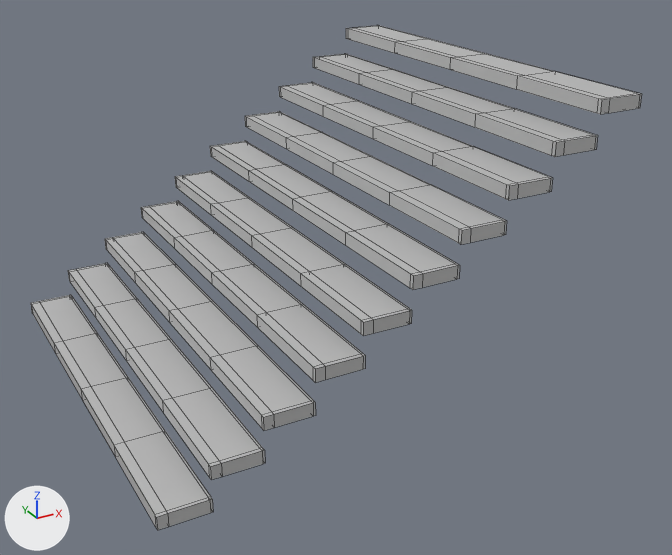
What one commit did to the FBX model Maya Project Files/Env/Exports/300W10StepStairs/300W10StepStairs_01_SM_Low.fbx.
One viewpoint serves both versions: a 50 mm camera at (-1.04, -6.61, 3.16) aimed at (1.66, -1.7, 0.71). Lighting does not change. The marker at lower left points along +X, +Y and +Z. Mesh edges are drawn as thin lines. Where no turn or scale is listed for an object, it has been applied to the vertices.

The scene before the commit, as lines of its bpy script (objects in view):
```python
ob_grate_geo_001 = bpy.data.objects.new('Grate_Geo.001', me_mesh_003)
ob_grate_geo_001.location = (0.467, -1.187, 0.398)
ob_stepgratingbase_geo = bpy.data.objects.new('StepGratingBase_Geo', me_mesh)
ob_stepgratingbase_geo.location = (0.5, -0.475, 0.198)
ob_stepgratingbase_geo_001 = bpy.data.objects.new('StepGratingBase_Geo.001', me_mesh_002)
ob_stepgratingbase_geo_001.location = (0.8, -0.475, 0.398)
ob_stepgratingbase_geo_002 = bpy.data.objects.new('StepGratingBase_Geo.002', me_mesh_004)
ob_stepgratingbase_geo_002.location = (1.1, -0.475, 0.598)
ob_stepgratingbase_geo_003 = bpy.data.objects.new('StepGratingBase_Geo.003', me_mesh_006)
ob_stepgratingbase_geo_003.location = (1.4, -0.475, 0.798)
ob_stepgratingbase_geo_006 = bpy.data.objects.new('StepGratingBase_Geo.006', me_mesh_012)
ob_stepgratingbase_geo_006.location = (2.886, -0.475, 1.798)
ob_stepgratingbase_geo_007 = bpy.data.objects.new('StepGratingBase_Geo.007', me_mesh_014)
ob_stepgratingbase_geo_007.location = (2.586, -0.475, 1.598)
ob_stepgratingbase_geo_008 = bpy.data.objects.new('StepGratingBase_Geo.008', me_mesh_016)
ob_stepgratingbase_geo_008.location = (2.286, -0.475, 1.398)
ob_stepgratingbase_geo_009 = bpy.data.objects.new('StepGratingBase_Geo.009', me_mesh_018)
ob_stepgratingbase_geo_009.location = (3.186, -0.475, 1.998)
# also in view: 'Grate_Geo.008' at (1.96, -1.43, 1.4); 'Grate_Geo.009' at (2.86, -1.43, 2.0); 'Grate_Geo.007' at (2.26, -1.43, 1.6); 'StepGratingBase_Geo.004' at (1.34, -1.43, 0.96); 'StepGratingBase_Geo.005' at (1.64, -1.43, 1.16)
```
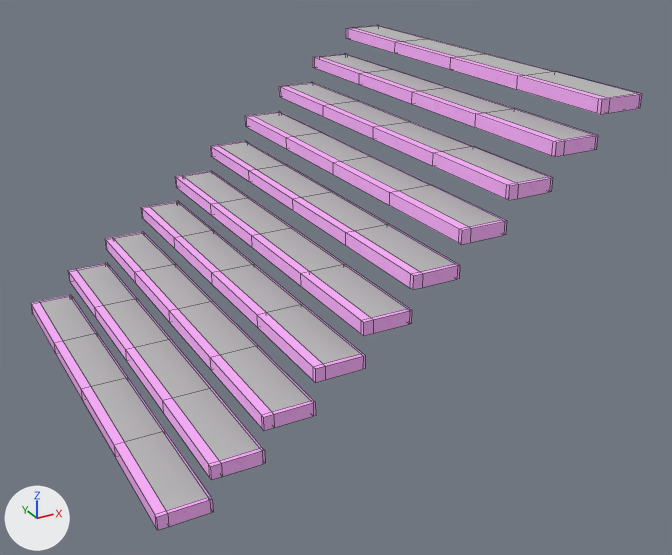
Pixel boxes (x1, y1, x2, y2) of what changed, in the pictures (672 x 555 px):
'StepGratingBase_Geo.006', recoloured, surface changed, moved: before (313, 54, 598, 157); after (245, 111, 507, 244)
'StepGratingBase_Geo.008', surface changed, moved: before (245, 111, 507, 244); after (313, 54, 598, 157)
'StepGratingBase_Geo.001', recoloured, surface changed (grey to pink): (68, 263, 265, 480) in both
'StepGratingBase_Geo', recoloured, surface changed (grey to pink): (31, 295, 213, 530) in both
'StepGratingBase_Geo.002', recoloured, surface changed (grey to pink): (105, 232, 316, 430) in both
'StepGratingBase_Geo.003', recoloured (grey to pink): (141, 201, 365, 382) in both
'StepGratingBase_Geo.004', recoloured, surface changed (grey to pink): (175, 171, 412, 336) in both
'StepGratingBase_Geo.005', recoloured, surface changed (grey to pink): (210, 141, 460, 290) in both
part 1 of me_mesh_018, recoloured (grey to pink): (346, 27, 642, 114) in both
part 5 of me_mesh_014, recoloured (grey to pink): (279, 83, 553, 200) in both

What changed in the scene script:
```text
Change me_mesh_012:
    where me_mesh_012.from_pydata(...)  # 56 vertices, 56 faces; spans x -0.5..-0.2, y -2.39..0.47, z -0.08..0.0
    remove me_mesh_012.materials.append(mat_lambert1)  # grey #bcbcbc
    me_mesh_012 part 3: texture (UV) coordinates of 56 of 56 faces, centred in x -0.5..-0.2, y -2.39..0.47, z -0.08..0.0, changed; they spanned u 0.0..1.0, v 0.0..1.0 and now span u -1.96..2.96, v 0.0..0.23
    add me_mesh_012.materials.append(mat_metal_ts)  # picture img_occlusionroughnessmetallic_png
Change me_mesh_018:
    where me_mesh_018.from_pydata(...)  # 56 vertices, 56 faces; spans x -0.5..-0.2, y -2.39..0.47, z -0.08..0.0
    me_mesh_018 part 1: 56 faces spanning x -0.5..-0.2, y -2.39..0.47, z -0.08..0.0 switch from mat_lambert1 (grey #bcbcbc) to mat_metal_ts (picture img_occlusionroughnessmetallic_png)
Change me_mesh_014:
    remove me_mesh_014.from_pydata(...)  # 53 vertices, 52 faces; spans x -0.5..-0.2, y -2.39..0.47, z -0.08..0.0
    add me_mesh_014.from_pydata(...)  # 56 vertices, 56 faces; spans x -0.5..-0.2, y -2.39..0.47, z -0.08..0.0
    me_mesh_014 part 5: 48 faces spanning x -0.5..-0.2, y -2.39..0.47, z -0.08..0.0 switch from mat_lambert1 (grey #bcbcbc) to mat_metal_ts (picture img_occlusionroughnessmetallic_png)
Change me_mesh_006:
    where me_mesh_006.from_pydata(...)  # 56 vertices, 56 faces; spans x -0.5..-0.2, y -2.39..0.47, z -0.08..0.0
    remove me_mesh_006.materials.append(mat_lambert1)  # grey #bcbcbc
    add me_mesh_006.materials.append(mat_metal_ts)  # picture img_occlusionroughnessmetallic_png
Change me_mesh_002:
    where me_mesh_002.from_pydata(...)  # 56 vertices, 56 faces; spans x -0.5..-0.2, y -2.39..0.47, z -0.08..0.0
    remove me_mesh_002.materials.append(mat_lambert1)  # grey #bcbcbc
    me_mesh_002 part 2: texture (UV) coordinates of 56 of 56 faces, centred in x -0.5..-0.2, y -2.39..0.47, z -0.08..0.0, changed; they spanned u 0.0..1.0, v 0.0..1.0 and now span u -1.96..2.96, v 0.0..0.23
    add me_mesh_002.materials.append(mat_metal_ts)  # picture img_occlusionroughnessmetallic_png
Change me_mesh_016:
    where me_mesh_016.from_pydata(...)  # 56 vertices, 56 faces; spans x -0.5..-0.2, y -2.39..0.47, z -0.08..0.0
    me_mesh_016 part 7: 56 faces spanning x -0.5..-0.2, y -2.39..0.47, z -0.08..0.0 switch from mat_lambert1 (grey #bcbcbc) to mat_metal_ts (picture img_occlusionroughnessmetallic_png)
Change me_mesh_010:
    where me_mesh_010.from_pydata(...)  # 56 vertices, 56 faces; spans x -0.5..-0.2, y -2.39..0.47, z -0.08..0.0
    remove me_mesh_010.materials.append(mat_lambert1)  # grey #bcbcbc
    me_mesh_010 part 8: texture (UV) coordinates of 56 of 56 faces, centred in x -0.5..-0.2, y -2.39..0.47, z -0.08..0.0, changed; they spanned u 0.0..1.0, v 0.0..1.0 and now span u -1.96..2.96, v 0.0..0.23
    add me_mesh_010.materials.append(mat_metal_ts)  # picture img_occlusionroughnessmetallic_png
Change me_mesh:
    where me_mesh.from_pydata(...)  # 56 vertices, 56 faces; spans x -0.5..-0.2, y -2.39..0.47, z -0.08..0.0
    remove me_mesh.materials.append(mat_lambert1)  # grey #bcbcbc
    me_mesh part 6: texture (UV) coordinates of 56 of 56 faces, centred in x -0.5..-0.2, y -2.39..0.47, z -0.08..0.0, changed; they spanned u 0.0..1.0, v 0.0..1.0 and now span u -1.96..2.96, v 0.0..0.23
    add me_mesh.materials.append(mat_metal_ts)  # picture img_occlusionroughnessmetallic_png
Change me_mesh_008:
    where me_mesh_008.from_pydata(...)  # 56 vertices, 56 faces; spans x -0.5..-0.2, y -2.39..0.47, z -0.08..0.0
    remove me_mesh_008.materials.append(mat_lambert1)  # grey #bcbcbc
    me_mesh_008 part 9: texture (UV) coordinates of 56 of 56 faces, centred in x -0.5..-0.2, y -2.39..0.47, z -0.08..0.0, changed; they spanned u 0.0..1.0, v 0.0..1.0 and now span u -1.96..2.96, v 0.0..0.23
    add me_mesh_008.materials.append(mat_metal_ts)  # picture img_occlusionroughnessmetallic_png
Change me_mesh_004:
    where me_mesh_004.from_pydata(...)  # 56 vertices, 56 faces; spans x -0.5..-0.2, y -2.39..0.47, z -0.08..0.0
    remove me_mesh_004.materials.append(mat_lambert1)  # grey #bcbcbc
    me_mesh_004 part 4: texture (UV) coordinates of 56 of 56 faces, centred in x -0.5..-0.2, y -2.39..0.47, z -0.08..0.0, changed; they spanned u 0.0..1.0, v 0.0..1.0 and now span u -1.96..2.96, v 0.0..0.23
    add me_mesh_004.materials.append(mat_metal_ts)  # picture img_occlusionroughnessmetallic_png
Change ob_stepgratingbase_geo_006:
    ob_stepgratingbase_geo_006.location: (2.886, -0.475, 1.798) -> (2.286, -0.475, 1.398)
Change ob_stepgratingbase_geo_008:
    ob_stepgratingbase_geo_008.location: (2.286, -0.475, 1.398) -> (2.886, -0.475, 1.798)
```
